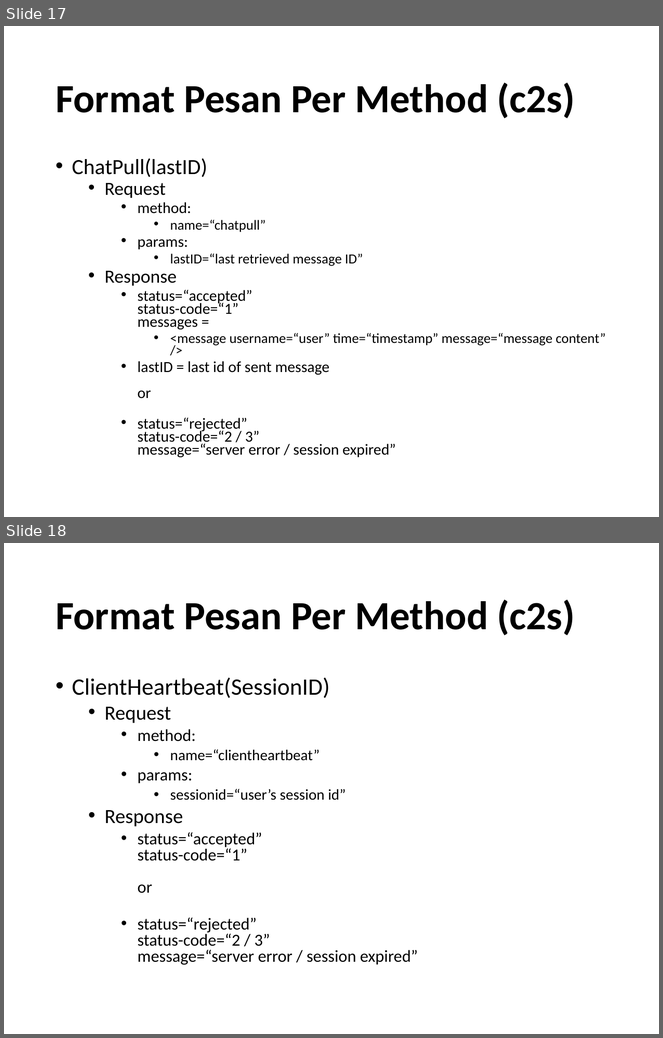
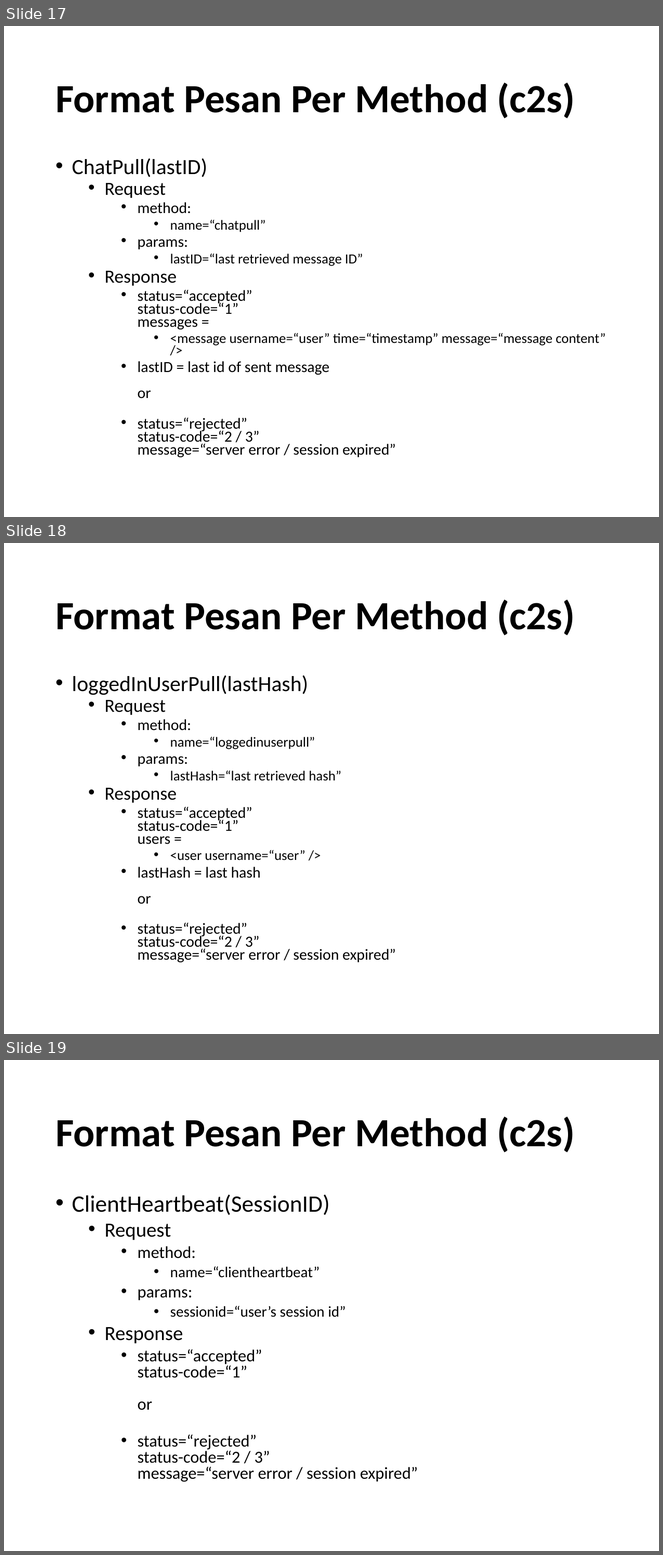
Before and after one commit to yohanesmario/chatserver, a slide deck: docs/Chat Server.pptx. Shown one above the other, each under a label of ours: slides 17 and 18 before the commit, slides 17, 18 and 19 after it. The pictures are 663x1038 and 663x1555 pixels, drawn with LibreOffice and Linux fonts; fonts in the diff are those of the drawing. Boxes give left, top, right and bottom in pixels: in the first picture for what was removed or moved away, otherwise in the second. Text is boxed around its words. In the diff, an @@ line names an element or a change of style, - is before the commit and + after.

Commit message:
Logged-in user pull

```diff
--- a/docs/Chat Server.pptx
+++ b/docs/Chat Server.pptx
@@ slide 18 added at [4, 543, 659, 1034], background #FFFFFF @@
@@ title added at [55, 600, 575, 636], 44 pt, text #000000, bold @@
+Format Pesan Per Method (c2s)
@@ text added at [72, 675, 396, 963], 17 pt, text #000000 @@
+• loggedInUserPull(lastHash)
+  • Request
+    • method:
+      • name=“loggedinuserpull”
+    • params:
+      • lastHash=“last retrieved hash”
+  • Response
+    • status=“accepted”
+      status-code=“1”
+      users =
+      • <user username=“user” />
+    • lastHash = last hash
+      or
+    • status=“rejected”
+      status-code=“2 / 3”
+      message=“server error / session expired”
@@ what was slide 18 is now slide 19 @@
```
Also in this commit, not shown: 1 slide changed, 9 other files.
